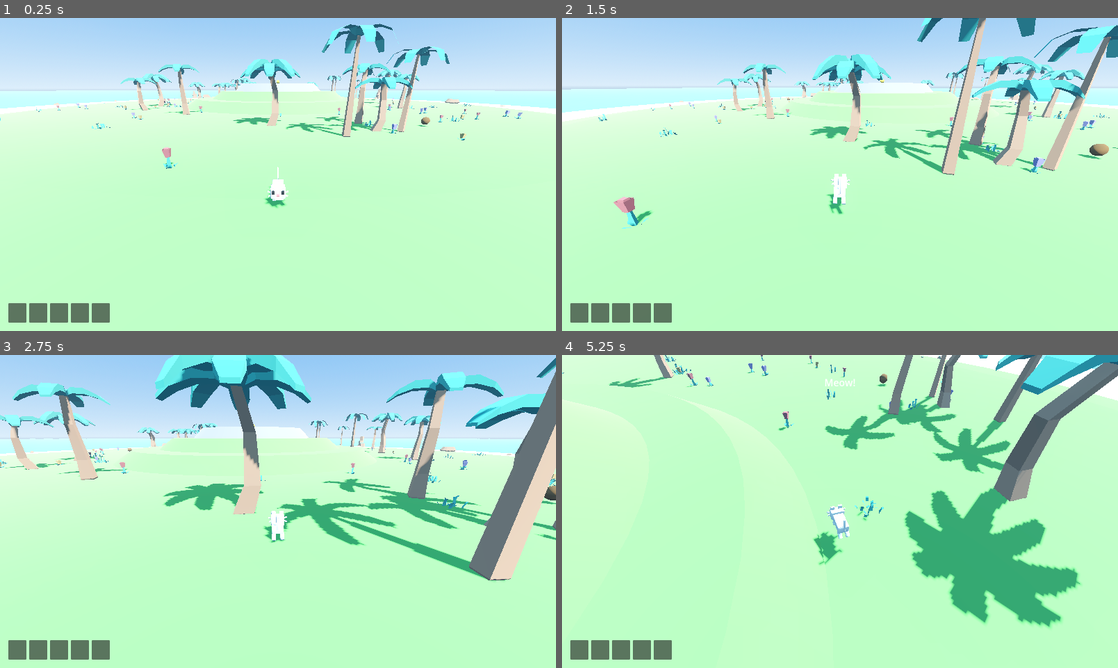
Above: before the commit, frames 1-4 (two rows, left to right).
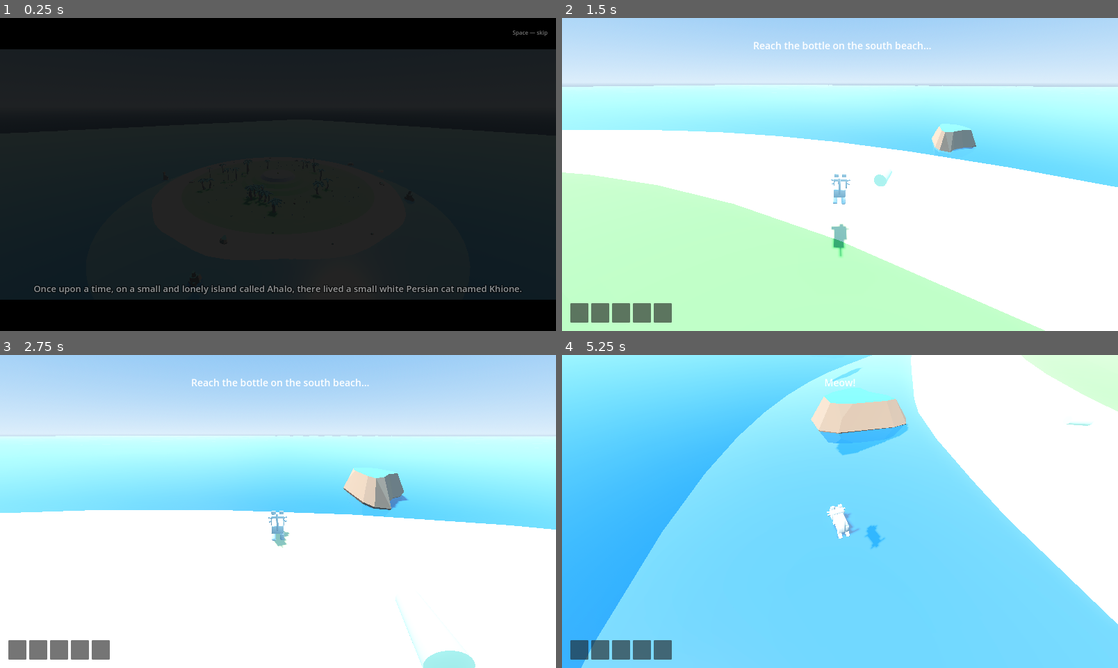
Above: after the commit, the same moments.

Repository: seykafu/KhioneGame
Game: Godot game, scene res://scenes/main.tscn
The game is run twice, just before and just after one commit, with the same random seed, the same clock (stepped at 60 frames per second) and the same inputs.
Inputs (mouse positions are in pixels of both pictures, inside the frame that each line leads up to):
- Up to frame 1 (0.25 s): no input
- Up to frame 2 (1.5 s): move the mouse to (867, 174) at 0.52 s; hold E (interact) 0.53-1.28 s; hold W (move_forward) from 0.53 s (still down); click (867, 174) at 0.67 s; tap Space (jump) at 0.77, 1.07 s; tap Shift (run) at 0.8, 1.35 s; move the mouse to (812, 174) at 1.27 s; click (812, 174) at 1.42 s
- Up to frame 3 (2.75 s): keep holding W (move_forward); tap Space (jump) at 1.52, 1.55, 1.82 s; move the mouse to (289, 505) at 2.02 s; hold Space (jump) from 2.03 s (still down); click (289, 505) at 2.17 s; tap E (interact) at 2.3 s
- Up to frame 4 (5.25 s): move the mouse to (834, 517) at 2.77 s; release Space (jump) at 2.78 s; tap G (growl) at 2.85 s; click (834, 517) at 2.92 s; tap Space (jump) at 3.02, 3.32, 4.52, 4.82 s; tap Shift (run) at 3.05 s; move the mouse to (878, 514) at 3.52 s; hold Space (jump) 3.53-4.28 s; tap H (hiss) at 3.6 s; click (878, 514) at 3.67 s; tap Escape (ui_cancel) at 4.15 s; move the mouse to (673, 464) at 4.27 s; release W (move_forward) at 4.28 s; hold A (move_left) 4.28-5.03 s; tap E (interact) at 4.35 s; click (673, 464) at 4.42 s; move the mouse to (845, 511) at 5.02 s; hold W (move_forward) from 5.03 s (still down); hold Shift (run) from 5.03 s (still down); tap M (meow) at 5.1 s; click (845, 511) at 5.17 s

The runs differ from the first frame. In frame 1, 100% of the frame differs, in the area x 0-100%, y 0-100%; in frame 2, 54%; in frame 3, 80%; in frame 4, 99%.

Commit message:
Opening cinematic: narrated intro sequence
- Skippable 32s intro (Space/E/Esc): fade-in, island orbit shot with narrated
  premise, beach shot of Khione idling/eating, glide to the bottle reveal,
  over-shoulder startle shot, then hands control to the player facing the
  south beach with an objective hint
- Letterbox bars, outlined subtitles, skip hint built in code (CanvasLayer)
- Player gains controls_enabled gate (cinematics can freeze input cleanly)
- Bottle enlarged + soft emissive glint so the story object reads on screen
- HUD flash_message() for objective hints

Co-Authored-By: Claude Fable 5 <noreply@anthropic.com>

Diff:
--- a/scenes/islands/ahalo.tscn
+++ b/scenes/islands/ahalo.tscn
@@ -7,14 +7,17 @@
 radius = 1.5
 
 [sub_resource type="CylinderMesh" id="bottle_mesh"]
-top_radius = 0.08
-bottom_radius = 0.12
-height = 0.45
+top_radius = 0.14
+bottom_radius = 0.2
+height = 0.8
 
 [sub_resource type="StandardMaterial3D" id="bottle_mat"]
 transparency = 1
 albedo_color = Color(0.55, 0.8, 0.75, 0.85)
 roughness = 0.2
+emission_enabled = true
+emission = Color(0.45, 0.85, 0.8, 1)
+emission_energy_multiplier = 0.7
 
 [node name="Ahalo" type="Node3D"]
 script = ExtResource("1_ah")
@@ -27,6 +30,6 @@
 shape = SubResource("bottle_zone")
 
 [node name="Glass" type="MeshInstance3D" parent="MessageBottle"]
-transform = Transform3D(1, 0, 0, 0, 0, -1, 0, 1, 0, 0, 0.12, 0)
+transform = Transform3D(1, 0, 0, 0, 0, -1, 0, 1, 0, 0, 0.2, 0)
 mesh = SubResource("bottle_mesh")
 material_override = SubResource("bottle_mat")
--- a/scenes/main.tscn
+++ b/scenes/main.tscn
@@ -1,6 +1,7 @@
-[gd_scene load_steps=8 format=3]
+[gd_scene load_steps=9 format=3]
 
 [ext_resource type="Script" path="res://scripts/main.gd" id="1_main"]
+[ext_resource type="Script" path="res://scripts/cinematic/intro_sequence.gd" id="5_intro"]
 [ext_resource type="PackedScene" path="res://scenes/islands/ahalo.tscn" id="2_ahalo"]
 [ext_resource type="PackedScene" path="res://scenes/player/khione.tscn" id="3_khione"]
 [ext_resource type="PackedScene" path="res://scenes/ui/hud.tscn" id="4_hud"]
@@ -46,3 +47,6 @@
 transform = Transform3D(1, 0, 0, 0, 1, 0, 0, 0, 1, 0, 1, 30)
 
 [node name="HUD" parent="." instance=ExtResource("4_hud")]
+
+[node name="IntroSequence" type="Node" parent="."]
+script = ExtResource("5_intro")
--- /dev/null
+++ b/scripts/cinematic/intro_sequence.gd
@@ -0,0 +1,214 @@
+extends Node
+## Opening cinematic: establishing orbit of Ahalo, narrated premise, dolly to
+## Khione, reveal of the message bottle, then hand control to the player
+## facing the south beach. Skippable with Space / E / Esc.
+
+const NARRATION_A1 := "Once upon a time, on a small and lonely island called Ahalo, there lived a small white Persian cat named Khione."
+const NARRATION_A2 := "She knew no one, and no one knew her. She hunted fish, ate berries, and drank from the river that crossed the island."
+const NARRATION_B1 := "She cured her boredom by chasing snails along the beach, and by leaping from branch to branch like a monkey."
+const NARRATION_C1 := "But one morning, the tide brought something that had never come before…"
+const NARRATION_D1 := "A bottle — with a letter inside."
+
+var cam: Camera3D
+var player: CharacterBody3D
+var bottle: Node3D
+var ui_layer: CanvasLayer
+var fade_rect: ColorRect
+var subtitle: Label
+var skip_hint: Label
+var bar_top: ColorRect
+var bar_bottom: ColorRect
+
+var _tween: Tween
+var _skipped := false
+var _finished := false
+
+func _ready() -> void:
+	_build_ui()
+	await get_tree().process_frame
+	player = get_tree().get_first_node_in_group("player")
+	bottle = get_node("../Ahalo/MessageBottle")
+	if player == null or bottle == null:
+		_finish()
+		return
+	_run()
+
+func _unhandled_input(event: InputEvent) -> void:
+	if _finished:
+		return
+	if event.is_action_pressed("interact") or event.is_action_pressed("jump") \
+			or event.is_action_pressed("ui_cancel"):
+		_skipped = true
+
+func _run() -> void:
+	player.controls_enabled = false
+	player.rig.set_process_unhandled_input(false)
+	get_node("../HUD").visible = false
+
+	cam = Camera3D.new()
+	add_child(cam)
+	cam.current = true
+
+	_orbit_step(0.0)
+	_fade_screen(0.0, 1.8)
+
+	# Shot A — slow orbit around the island.
+	_shot_orbit(9.6)
+	_narrate(NARRATION_A1)
+	await _wait(4.8)
+	_narrate(NARRATION_A2)
+	await _wait(4.8)
+
+	# Shot B — down on the beach with Khione, nibbling at nothing in particular.
+	if not _skipped:
+		var pp: Vector3 = player.global_position
+		player._play_anim("Idle_Eating", 0.5)
+		_move_cam(pp + Vector3(-4.5, 2.4, 4.5), pp + Vector3(2.2, 0.9, 3.4),
+				pp + Vector3(0, 0.45, 0), 7.0)
+		_narrate(NARRATION_B1)
+		await _wait(7.0)
+
+	# Shot C — the tide's gift: glide down the beach to the bottle.
+	if not _skipped:
+		var bp: Vector3 = bottle.global_position
+		_move_cam(Vector3(0, 7.0, 27.5), bp + Vector3(2.0, 1.0, -2.6),
+				bp + Vector3(0, 0.3, 0), 6.5)
+		_narrate(NARRATION_C1)
+		await _wait(6.5)
+
+	# Shot D — Khione notices: she startles, over-shoulder toward the bottle.
+	if not _skipped:
+		var pp2: Vector3 = player.global_position
+		var bp2: Vector3 = bottle.global_position
+		var to_bottle := (bp2 - pp2).normalized()
+		player.body_visual.rotation.y = atan2(to_bottle.x, to_bottle.z)
+		player._play_anim("Jump_Start", 0.1)
+		var eye := pp2 - to_bottle * 2.6 + Vector3(0, 1.5, 0)
+		_move_cam(eye, eye + Vector3(0, -0.25, 0), bp2 + Vector3(0, 0.4, 0), 4.2)
+		_narrate(NARRATION_D1)
+		await _wait(0.8)
+		if not _skipped:
+			player._play_anim("Idle", 0.3)  # land from the startle instead of freezing
+		await _wait(3.4)
+
+	_finish()
+
+func _finish() -> void:
+	if _finished:
+		return
+	_finished = true
+	_kill_tween()
+	ui_layer.visible = false
+	if is_instance_valid(player):
+		var pcam: Camera3D = player.rig.get_node("SpringArm/Camera")
+		pcam.current = true
+		player.rig.rotation.y = PI  # face the south beach — the bottle is ahead
+		player.rig.set_process_unhandled_input(true)
+		player.controls_enabled = true
+		player._play_anim("Idle")
+	if is_instance_valid(cam):
+		cam.queue_free()
+	var hud := get_node("../HUD")
+	hud.visible = true
+	hud.flash_message("Reach the bottle on the south beach…", 6.0)
+	GameState.set_flag("intro_done")
+
+# --- shots ---
+
+func _shot_orbit(dur: float) -> void:
+	if _skipped:
+		return
+	_kill_tween()
+	_tween = create_tween()
+	_tween.tween_method(_orbit_step, 0.0, 1.0, dur)
+
+func _orbit_step(t: float) -> void:
+	var ang := deg_to_rad(lerpf(215.0, 318.0, t))
+	var r := lerpf(72.0, 56.0, t)
+	var h := lerpf(27.0, 17.0, t)
+	cam.global_position = Vector3(cos(ang) * r, h, sin(ang) * r)
+	cam.look_at(Vector3(0, 3, 0))
+
+func _move_cam(p1: Vector3, p2: Vector3, target: Vector3, dur: float) -> void:
+	if _skipped:
+		return
+	_kill_tween()
+	_tween = create_tween()
+	var step := func(t: float) -> void:
+		cam.global_position = p1.lerp(p2, t)
+		cam.look_at(target)
+	_tween.tween_method(step, 0.0, 1.0, dur)
+
+func _kill_tween() -> void:
+	if _tween and _tween.is_valid():
+		_tween.kill()
+
+# --- ui ---
+
+func _build_ui() -> void:
+	ui_layer = CanvasLayer.new()
+	ui_layer.layer = 5
+	add_child(ui_layer)
+
+	fade_rect = ColorRect.new()
+	fade_rect.color = Color(0, 0, 0, 1)
+	fade_rect.set_anchors_preset(Control.PRESET_FULL_RECT)
+	fade_rect.mouse_filter = Control.MOUSE_FILTER_IGNORE
+	ui_layer.add_child(fade_rect)
+
+	bar_top = _make_bar(Control.PRESET_TOP_WIDE)
+	bar_top.offset_bottom = 90.0
+	bar_bottom = _make_bar(Control.PRESET_BOTTOM_WIDE)
+	bar_bottom.offset_top = -90.0
+
+	subtitle = Label.new()
+	subtitle.set_anchors_preset(Control.PRESET_BOTTOM_WIDE)
+	subtitle.offset_top = -190.0
+	subtitle.offset_bottom = -104.0
+	subtitle.horizontal_alignment = HORIZONTAL_ALIGNMENT_CENTER
+	subtitle.vertical_alignment = VERTICAL_ALIGNMENT_BOTTOM
+	subtitle.autowrap_mode = TextServer.AUTOWRAP_WORD_SMART
+	subtitle.add_theme_font_size_override("font_size", 26)
+	subtitle.add_theme_color_override("font_outline_color", Color.BLACK)
+	subtitle.add_theme_constant_override("outline_size", 10)
+	subtitle.mouse_filter = Control.MOUSE_FILTER_IGNORE
+	ui_layer.add_child(subtitle)
+
+	skip_hint = Label.new()
+	skip_hint.text = "Space — skip"
+	skip_hint.set_anchors_preset(Control.PRESET_TOP_RIGHT)
+	skip_hint.offset_left = -220.0
+	skip_hint.offset_top = 30.0
+	skip_hint.offset_bottom = 62.0
+	skip_hint.offset_right = -24.0
+	skip_hint.horizontal_alignment = HORIZONTAL_ALIGNMENT_RIGHT
+	skip_hint.modulate = Color(1, 1, 1, 0.45)
+	skip_hint.add_theme_font_size_override("font_size", 16)
+	skip_hint.mouse_filter = Control.MOUSE_FILTER_IGNORE
+	ui_layer.add_child(skip_hint)
+
+func _make_bar(preset: int) -> ColorRect:
+	var bar := ColorRect.new()
+	bar.color = Color.BLACK
+	bar.set_anchors_preset(preset)
+	bar.mouse_filter = Control.MOUSE_FILTER_IGNORE
+	ui_layer.add_child(bar)
+	return bar
+
+func _narrate(text: String) -> void:
+	if _skipped:
+		return
+	subtitle.text = text
+	subtitle.modulate.a = 0.0
+	var t := create_tween()
+	t.tween_property(subtitle, "modulate:a", 1.0, 0.45)
+
+func _fade_screen(to: float, dur: float) -> void:
+	var t := create_tween()
+	t.tween_property(fade_rect, "color:a", to, dur)
+
+func _wait(seconds: float) -> void:
+	var t := 0.0
+	while t < seconds and not _skipped:
+		await get_tree().process_frame
+		t += get_process_delta_time()
--- a/scripts/player/khione.gd
+++ b/scripts/player/khione.gd
@@ -20,6 +20,7 @@
 @onready var rig: Node3D = $CameraRig
 @onready var body_visual: Node3D = $Body
 
+var controls_enabled := true
 var _water_zones := 0
 var _water_surface := 0.0
 var _nearby: Array = []
@@ -41,7 +42,8 @@
 		for key in ["Idle_Eating", "Jump_Start", "Jump_Loop", "Idle", "Walk", "Run", "Headbutt", "Death"]:
 			if n.ends_with(key) and not _anim_map.has(key):
 				_anim_map[key] = n
-		if n.ends_with("Idle") or n.ends_with("Walk") or n.ends_with("Run") or n.ends_with("Jump_Loop"):
+		if n.ends_with("Idle") or n.ends_with("Walk") or n.ends_with("Run") \
+				or n.ends_with("Jump_Loop") or n.ends_with("Idle_Eating"):
 			anim.get_animation(n).loop_mode = Animation.LOOP_LINEAR
 	_play_anim("Idle")
 
@@ -54,7 +56,9 @@
 	anim.play(anim_name, blend, speed)
 
 func _physics_process(delta: float) -> void:
-	var input_vec := Input.get_vector("move_left", "move_right", "move_forward", "move_back")
+	var input_vec := Vector2.ZERO
+	if controls_enabled:
+		input_vec = Input.get_vector("move_left", "move_right", "move_forward", "move_back")
 	var dir := Vector3(input_vec.x, 0.0, input_vec.y).rotated(Vector3.UP, rig.rotation.y)
 	var swimming := is_swimming()
 
@@ -71,11 +75,11 @@
 		# so she can climb out onto low shores and rocks.
 		var target_y := _water_surface - SWIM_DEPTH
 		velocity.y = clampf((target_y - global_position.y) * 4.0, -3.0, 3.0)
-		if Input.is_action_just_pressed("jump"):
+		if controls_enabled and Input.is_action_just_pressed("jump"):
 			velocity.y = SWIM_KICK
 	else:
 		velocity.y -= GRAVITY * delta
-		if is_on_floor() and Input.is_action_just_pressed("jump"):
+		if controls_enabled and is_on_floor() and Input.is_action_just_pressed("jump"):
 			velocity.y = JUMP_VELOCITY
 
 	move_and_slide()
@@ -107,6 +111,8 @@
 		_play_anim("Idle", 0.4)
 
 func _unhandled_input(event: InputEvent) -> void:
+	if not controls_enabled:
+		return
 	if event.is_action_pressed("interact"):
 		var target := _closest_interactable()
 		if target:
--- a/scripts/ui/hud.gd
+++ b/scripts/ui/hud.gd
@@ -57,6 +57,10 @@
 		var lbl: Label = _slots[i].get_node("ItemLabel")
 		lbl.text = Inventory.display_name(Inventory.items[i]) if i < Inventory.items.size() else ""
 
+func flash_message(text: String, dur := 3.0) -> void:
+	vocal_label.text = text
+	_vocal_timer = dur
+
 func _on_vocal(kind: String) -> void:
 	vocal_label.text = VOCAL_TEXT.get(kind, "")
 	_vocal_timer = 1.2
Not shown, changed: .claude/settings.local.json
